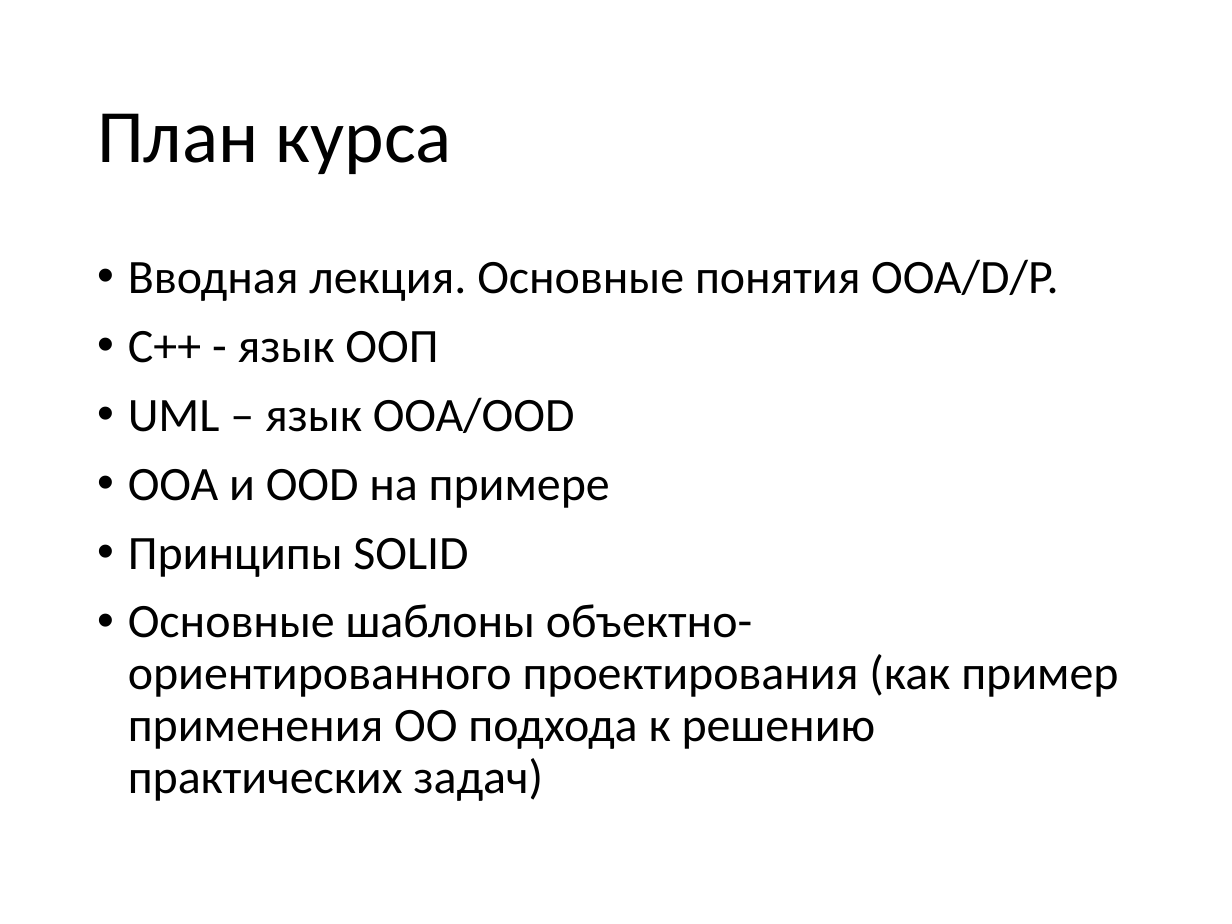
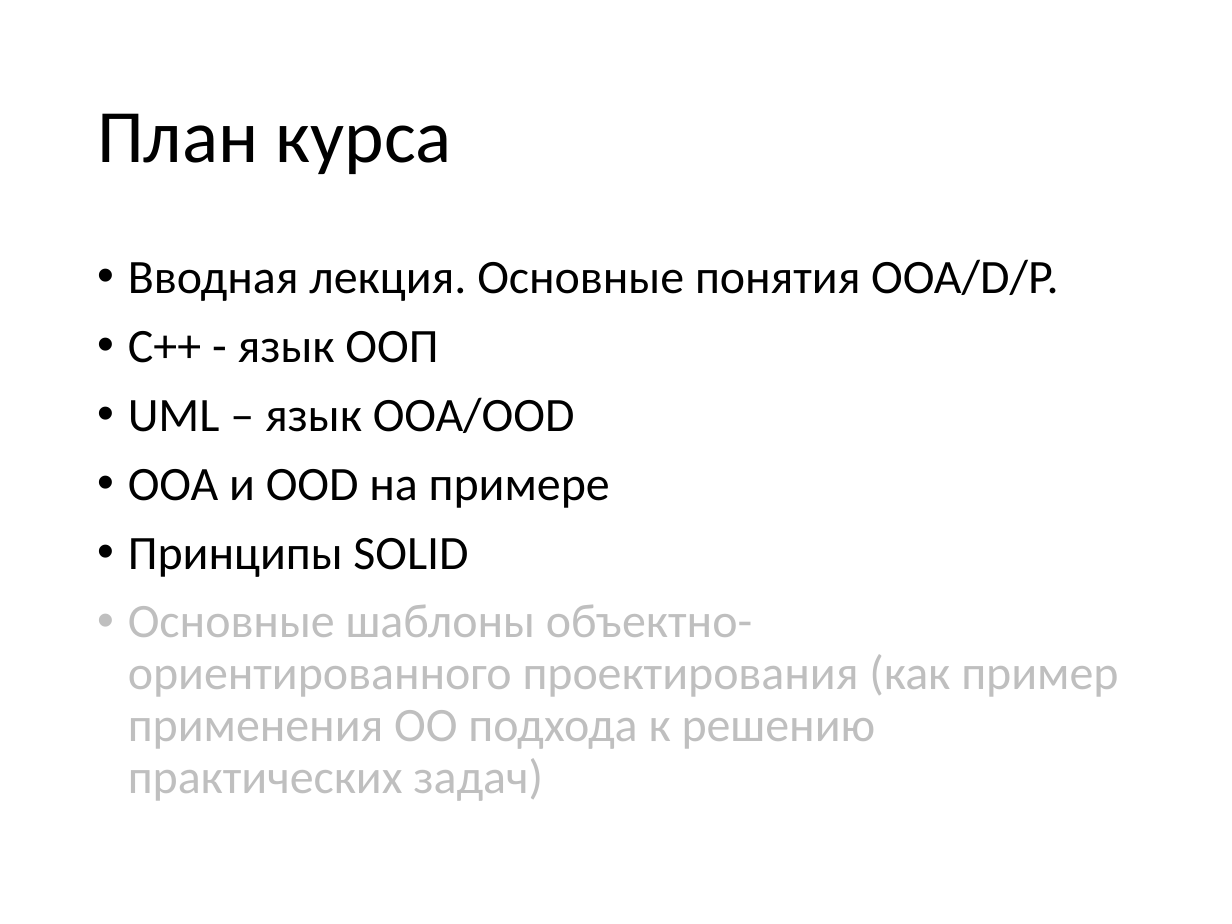
Before and after one commit to pelipas/OOP_2017, a slide deck: slide 2 of 01 Вводная.pptx. Drawn at 1232x924 pixels with LibreOffice and Linux fonts; fonts in the diff are those of the drawing. Boxes give left, top, right and bottom in pixels: in the first picture for what was removed or moved away, otherwise in the second. Text is boxed around its words. In the diff, an @@ line names an element or a change of style, - is before the commit and + after.

Commit message:
С новым учебным годом!
Апдейт вводной лекции. Добавлено объяснение ОО-подхода "на пальцах"

```diff
--- a/01 Вводная.pptx
+++ b/01 Вводная.pptx
@@ text at box(128, 605, 1118, 801): text colour #000000 to #BFBFBF in "Основные шаблоны объектно-ориентированного проектирования (к ..." @@
```
Also in this commit, not shown: 13 other slides changed, 10 slides added.
